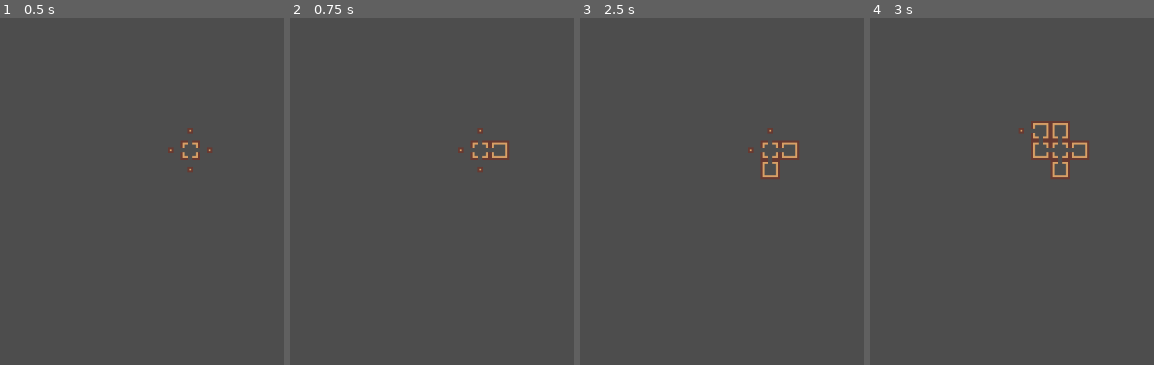
Above: before the commit, frames 1-4 (left to right).
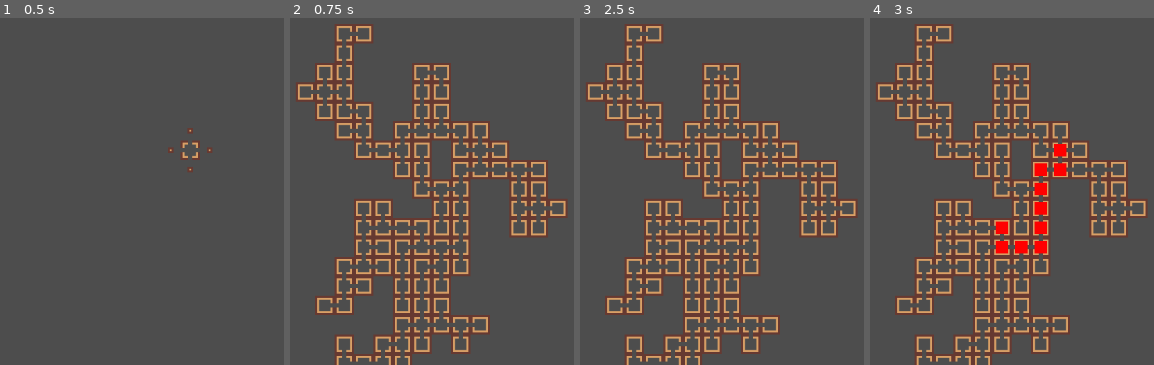
Above: after the commit, the same moments.

Repository: TreacherousDev/Treacherous
Game: Godot game, scene res://main/map_generator/map_generator.tscn
Two runs of this game, one before a commit and one after it. Both use one fixed random seed, a clock stepped at 60 frames per second and the inputs below.
Inputs (mouse positions are in pixels of both pictures, inside the frame that each line leads up to):
- Up to frame 1 (0.5 s): no input
- Up to frame 2 (0.75 s): tap Enter (ui_accept) at 0.5 s; move the mouse to (outside the picture) at 0.52 s; hold Up (ui_up) from 0.53 s (still down); click (outside the picture) at 0.67 s
- Up to frame 3 (2.5 s): tap Enter (ui_accept) at 0.77, 1.25, 1.52, 2 s; move the mouse to (599, 163) at 1.27 s; release Up (ui_up) at 1.28 s; move the mouse to (841, 42) at 2.02 s; hold Up (ui_up) from 2.03 s (still down)
- Up to frame 4 (3 s): keep holding Up (ui_up); move the mouse to (1009, 229) at 2.77 s; click (1009, 229) at 2.92 s

Frame 1 is identical in both runs. In frame 2, 20% of the frame differs, in the area x 2-98%, y 1-100%; in frame 3, 20%; in frame 4, 21%.

Commit message:
removed delay timer

Diff:
--- a/main/map_generator/map_generator.gd
+++ b/main/map_generator/map_generator.gd
@@ -1,7 +1,4 @@
 extends TileMap
-
-## for slowmo map generation
-var delay: float = 0.15
 
 ## The number of rooms expected. This value will occasionally be off by 1 or 2 becausse a room can spawns 1 to 3 rooms.
 @export var map_size : int = 100
@@ -95,7 +92,6 @@
 		cells_to_fill = shuffle_array_with_seed(cells_to_fill)
 
 		for cell_to_fill in cells_to_fill:
-			await get_tree().create_timer(delay).timeout
 			next_active_cells.append(cell_to_fill)
 			var room_selection = get_room_selection(cell_to_fill)
 			manipulate_map(cell_to_fill, room_selection)
@@ -111,7 +107,6 @@
 	if rooms_expected_next_iteration != 0:
 		run_algorithm()
 	elif current_map_size < map_size:
-		await get_tree().create_timer(delay).timeout
 		expand_map()
 	else:
 		print("Map completed in ", iterations, " iterations and ", expand_count, " expansions")
@@ -369,7 +364,6 @@
 	var room_selection = get_room_selection(room_to_open)
 	delete_room_from_pool(parent_direction, room_selection)
 	spawn_room(room_to_open, room_selection)
-	await get_tree().create_timer(delay).timeout
 	run_algorithm()
 
 #GET ROOM TO OPEN
